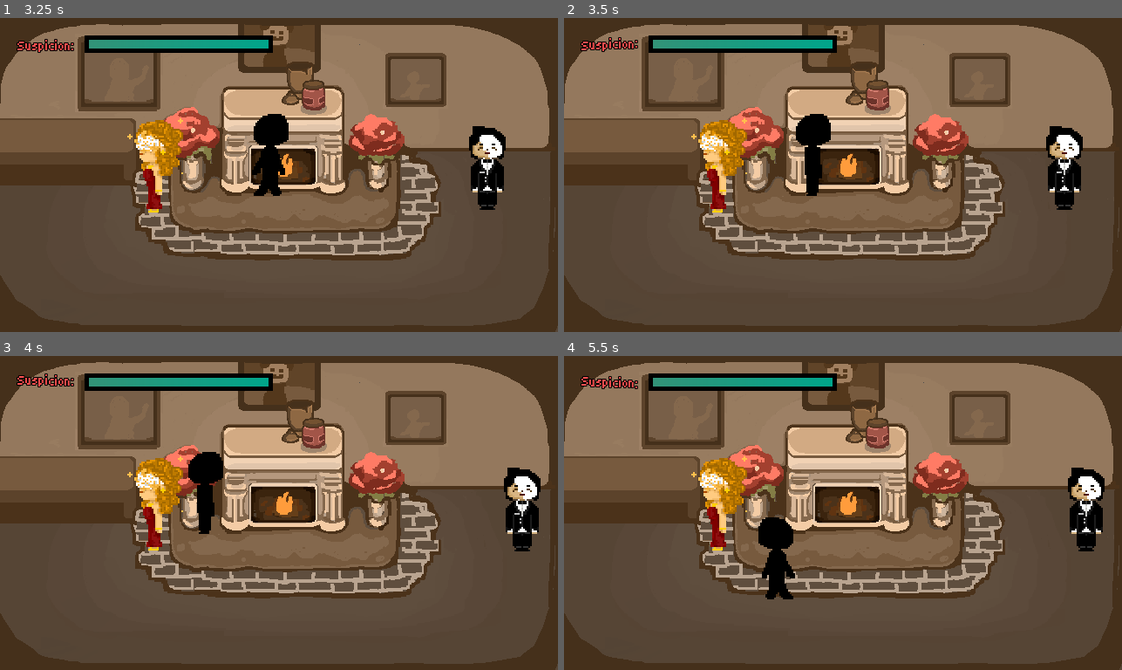
Above: before the commit, frames 1-4 (two rows, left to right).
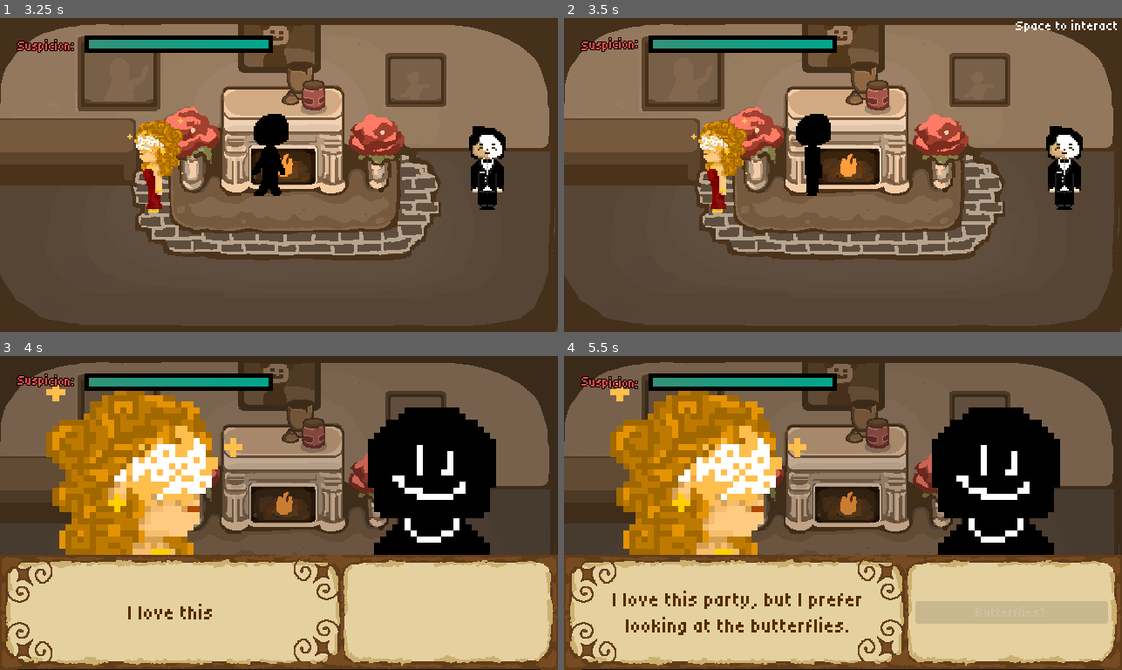
Above: after the commit, the same moments.

Repository: Tanner202/masquerade_game
Game: Godot game, scene res://Scenes/level.tscn
Two runs of this game, one before a commit and one after it. Both use one fixed random seed, a clock stepped at 60 frames per second and the inputs below. Sound files missing from this copy of the repository are replaced by a short silence.
Inputs (mouse positions are in pixels of both pictures, inside the frame that each line leads up to):
- Up to frame 1 (3.25 s): click "[color=white][font_size=20][w…" at 0.5 s; move the mouse to (251, 237) at 1.27 s; hold Space (interact) 1.28-2.03 s; hold W (up) 1.28-2.78 s; move the mouse to (446, 222) at 2.02 s; tap Space (interact) at 2.1, 3.05 s; move the mouse to (111, 127) at 2.77 s; press the mouse at (111, 127) at 2.78 s; hold A (left) from 2.78 s (still down)
- Up to frame 2 (3.5 s): keep holding A (left)
- Up to frame 3 (4 s): keep holding A (left); move the mouse to (306, 513) at 3.52 s; release the mouse at (306, 513) at 3.53 s; tap Space (interact) at 3.6 s
- Up to frame 4 (5.5 s): move the mouse to (759, 434) at 4.27 s; release A (left) at 4.28 s; hold S (down) 4.28-5.03 s; hold Space (interact) 4.28-5.03 s; move the mouse to (965, 497) at 5.02 s; hold D (right) from 5.03 s (still down); click (965, 497) at 5.1 s; tap Space (interact) at 5.3 s

Frame 1 is identical in both runs. In frame 2, 0.2% of the frame differs, in the area x 80-100%, y 0-5%; in frame 3, 81%; in frame 4, 81%, in the area x 0-100%, y 1-100%.

Commit message:
Updated can interact prompt code

Diff:
--- a/GameController/GameController.gd
+++ b/GameController/GameController.gd
@@ -49,4 +49,4 @@
 		get_tree().change_scene_to_file(LOSE_SCENE_NAME)
 
 func canInteract():
-	return player.can_move
+	return player != null and player.can_move
--- a/npc.gd
+++ b/npc.gd
@@ -34,6 +34,7 @@
 var default_animation: String = "default"
 
 func _ready() -> void:
+	canInteractTextCheck()
 	add_to_group("npcs")
 
 	start_position = global_position
@@ -55,6 +56,14 @@
 	interaction_prompt.visible = false
 
 	call_deferred("movement_setup")
+
+func canInteractTextCheck():
+	while (true):
+		if can_interact():
+			interaction_prompt.show()
+		else:
+			interaction_prompt.hide()
+		await get_tree().process_frame
 
 func movement_setup():
 	await get_tree().physics_frame
@@ -154,7 +163,7 @@
 	nav_agent.target_position = target_pos
 
 func _input(event: InputEvent) -> void:
-	if event.is_action_pressed("interact") and player_in_interaction_range and not is_interacting:
+	if event.is_action_pressed("interact"):
 		if can_interact():
 			start_interaction()
 
@@ -165,8 +174,11 @@
 	current_state = State.IDLE
 
 func can_interact() -> bool:
+	# can't interact if you are not in range or currently interacting
+	if (not player_in_interaction_range or is_interacting):
+		return false
 	# make sure you are able to move in topdown mode first
-	if Controller.canInteract():
+	if not Controller.canInteract():
 		return false
 	# make sure npc hasn't alr been done
 	if Controller.gameState.is_npc_completed(name):
@@ -203,8 +215,8 @@
 			current_state = State.WANDER
 			pick_new_wander_state()
 
-	if player_in_interaction_range and can_interact():
-		interaction_prompt.visible = true
+	#if player_in_interaction_range and can_interact():
+	#	interaction_prompt.visible = true
 	if player:
 		player.can_move = true
 
@@ -239,12 +251,9 @@
 	if body.name == 'Player':
 		player_in_interaction_range = true
 		player = body
-		if can_interact():
-			interaction_prompt.visible = true
 
 func _on_area_2d_body_exited(body: Node2D) -> void:
 	if body.name == 'Player':
 		player_in_interaction_range = false
 		if current_state != State.FOLLOW:
 			player = null
-		interaction_prompt.visible = false
